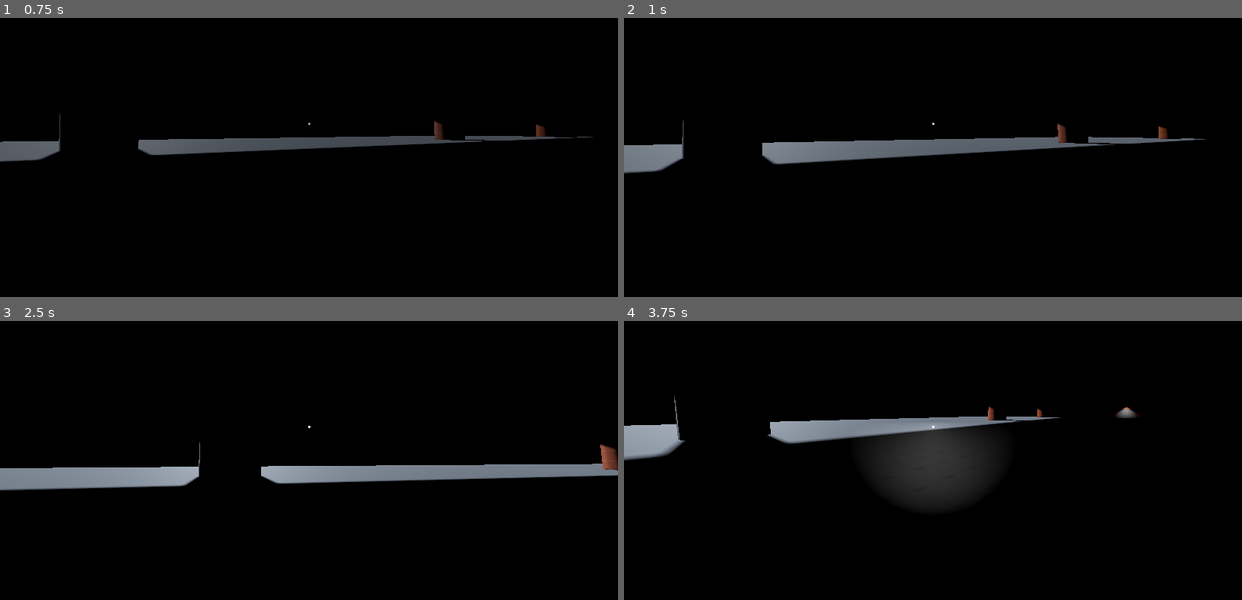
Above: before the commit, frames 1-4 (two rows, left to right).
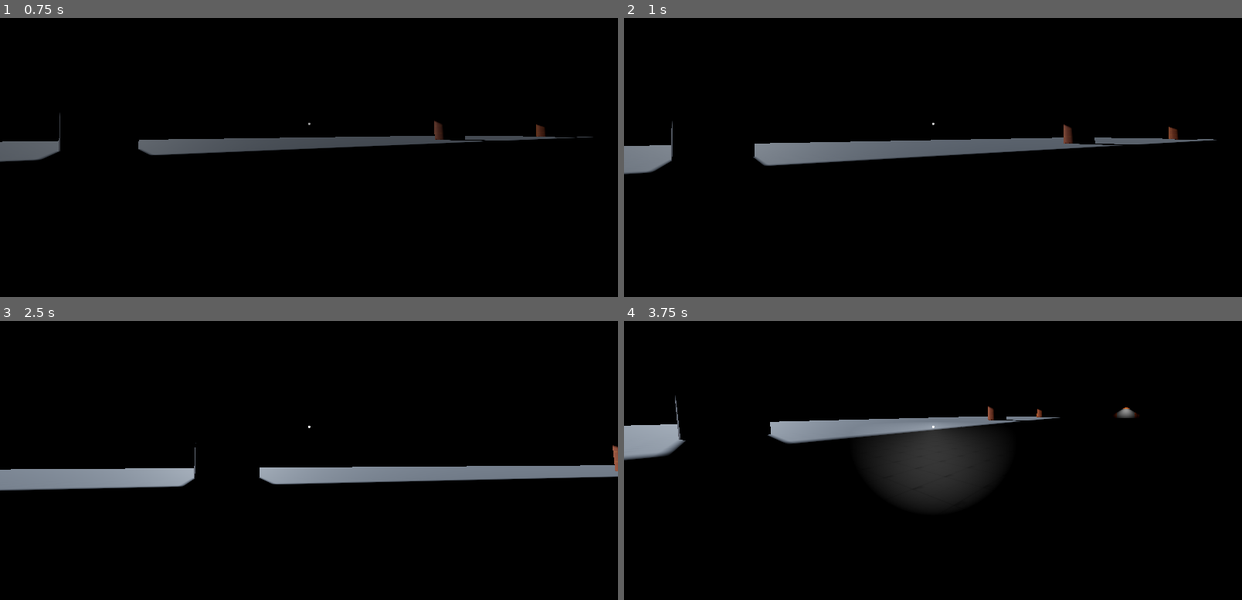
Above: after the commit, the same moments.

Repository: GabeeTheFinch/The-Airport
Game: Godot game, scene res://Maps/Zone1_blocky.tscn
The game is run twice, just before and just after one commit, with the same random seed, the same clock (stepped at 60 frames per second) and the same inputs. This scene is started directly instead of the project's main scene.
Inputs (mouse positions are in pixels of both pictures, inside the frame that each line leads up to):
- Up to frame 1 (0.75 s): move the mouse to (339, 121) at 0.52 s; hold W (Move_Forward) from 0.53 s (still down); hold Ctrl (Action_Crouch) from 0.53 s (still down)
- Up to frame 2 (1 s): keep holding W (Move_Forward); keep holding Ctrl (Action_Crouch); tap Space (Action_Jump) at 0.77 s; tap Shift (Action_Sprint) at 0.8 s
- Up to frame 3 (2.5 s): keep holding W (Move_Forward); move the mouse to (278, 427) at 1.27 s; release Ctrl (Action_Crouch) at 1.28 s; tap Shift (Action_Sprint) at 1.35, 2.3 s; tap Space (Action_Jump) at 1.52 s; tap Ctrl (Action_Crouch) at 1.55 s; move the mouse to (321, 421) at 2.02 s; hold Ctrl (Action_Crouch) from 2.03 s (still down)
- Up to frame 4 (3.75 s): keep holding W (Move_Forward); move the mouse to (926, 432) at 2.77 s; release Ctrl (Action_Crouch) at 2.78 s; tap F (Action_Flashlight) at 2.85 s; tap Space (Action_Jump) at 3.02 s; tap Ctrl (Action_Crouch) at 3.05 s; move the mouse to (976, 429) at 3.52 s; hold Shift (Action_Sprint) from 3.53 s (still down)

Frame 1 is identical in both runs. In frame 2, 1.3% of the frame differs, in the area x 0-96%, y 36-57%; in frame 3, 1.2%; in frame 4, less than 0.1%.

Commit message:
Fixed Running / Crouching

Diff:
--- a/Player/player.gd
+++ b/Player/player.gd
@@ -31,6 +31,8 @@
 var controller_sens = ProjectSettings.get_setting("Player/Controller_sensitivity")
 var look_dir: Vector2
 var IsLightOn = false
+var IsCrouched = false
+var IsRunning = false
 var speed = walk_speed
 var Normal_Player_Scale: Vector3 = Vector3(1,1,1)
 var Crouch_Player_Scale: Vector3 = Vector3(0.6,0.6,0.6)
@@ -79,16 +81,20 @@
 
 
 func actions_Handler(delta):
-	if Input.is_action_pressed("Action_Sprint") and !Input.is_action_pressed("Action_Crouch") and Can_Run:
+	if Input.is_action_pressed("Action_Sprint") and !IsCrouched and Can_Run:
 		if !$Roof_Detector.is_colliding():
+			IsRunning = true
 			speed = run_speed
 			Camera.fov = lerp(Camera.fov, run_fov, 10 * delta)
-	elif Input.is_action_pressed("Action_Crouch") and !Input.is_action_pressed("Action_Sprint") and Can_Crouch:
+	elif Input.is_action_pressed("Action_Crouch") and !IsRunning and Can_Crouch:
+		IsCrouched = true
 		speed = crouch_speed
 		Camera.fov = lerp(Camera.fov, crouch_fov, 10 * delta)
 		crouch_transform(delta)
 	elif !$Roof_Detector.is_colliding():
 		speed = walk_speed
+		IsRunning = false
+		IsCrouched = false
 		Camera.fov = lerp(Camera.fov, normal_fov, 10 * delta)
 		reset_transforms(delta)
 
